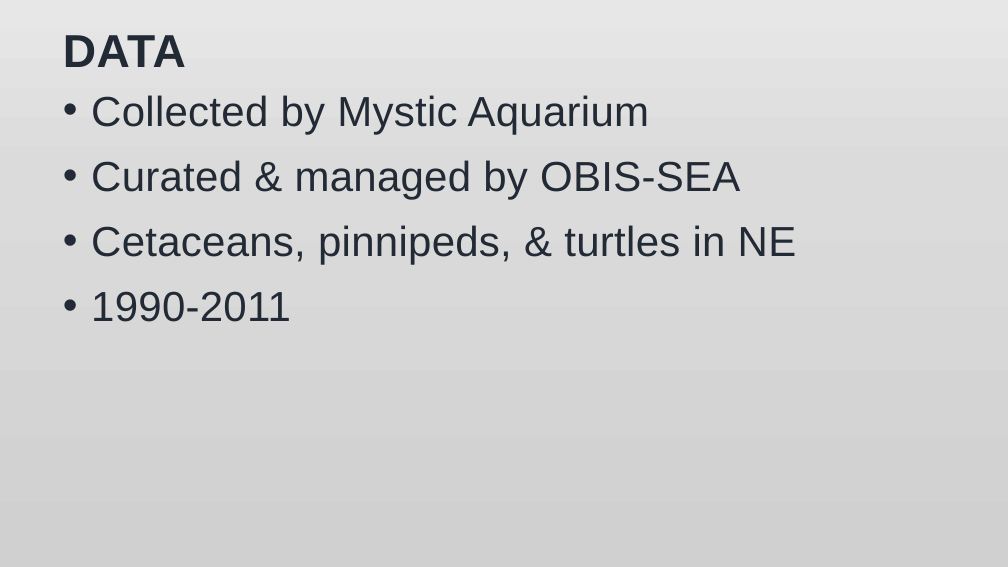
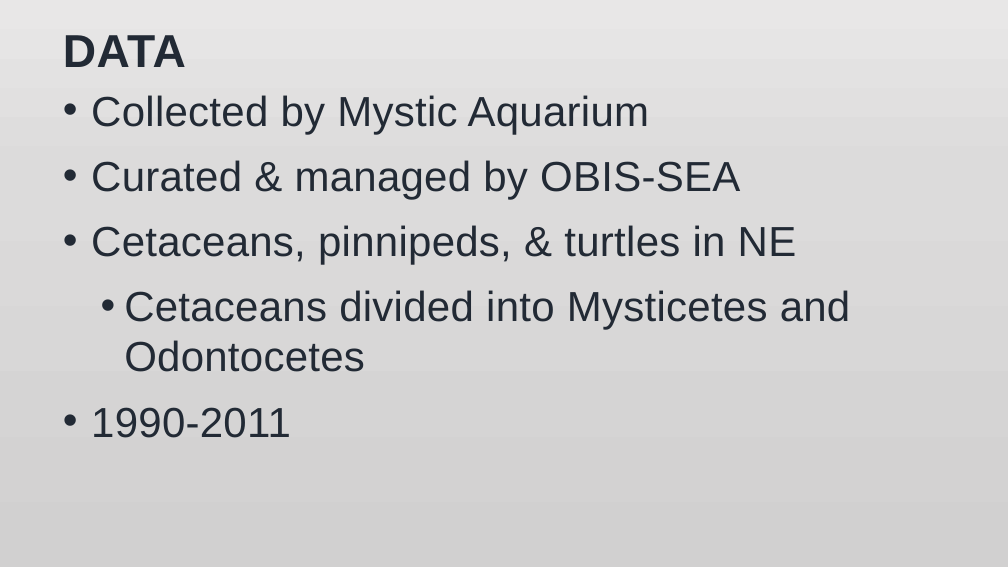
Before and after one commit to jmeza32/MezaFidalgo_Ozog_Pepper_ENV872_EDA_FinalProject, a slide deck: slide 2 of Output/Stranding Data Analysis.pptx. Drawn at 1008x567 pixels with LibreOffice and Linux fonts; fonts in the diff are those of the drawing; background and template pictures are left out. Boxes give left, top, right and bottom in pixels: in the first picture for what was removed or moved away, otherwise in the second. Text is boxed around its words. In the diff, an @@ line names an element or a change of style, - is before the commit and + after.

```diff
--- a/Output/Stranding Data Analysis.pptx
+++ b/Output/Stranding Data Analysis.pptx
@@ text at bbox=[124, 290, 851, 372]: paragraph added @@
+  • Cetaceans divided into Mysticetes and Odontocetes
```
Also in this commit, not shown: 1 other slide changed.
